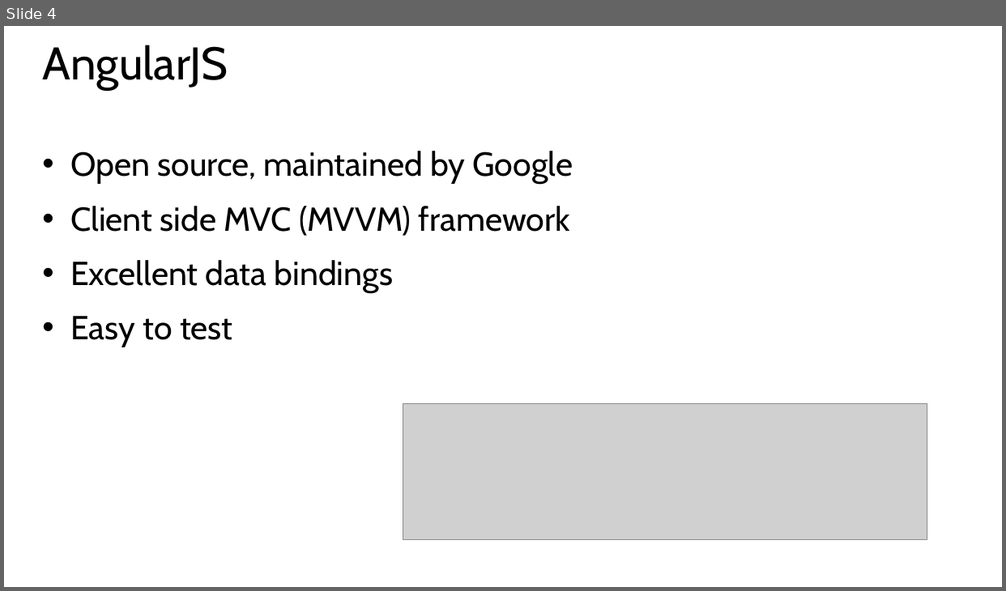
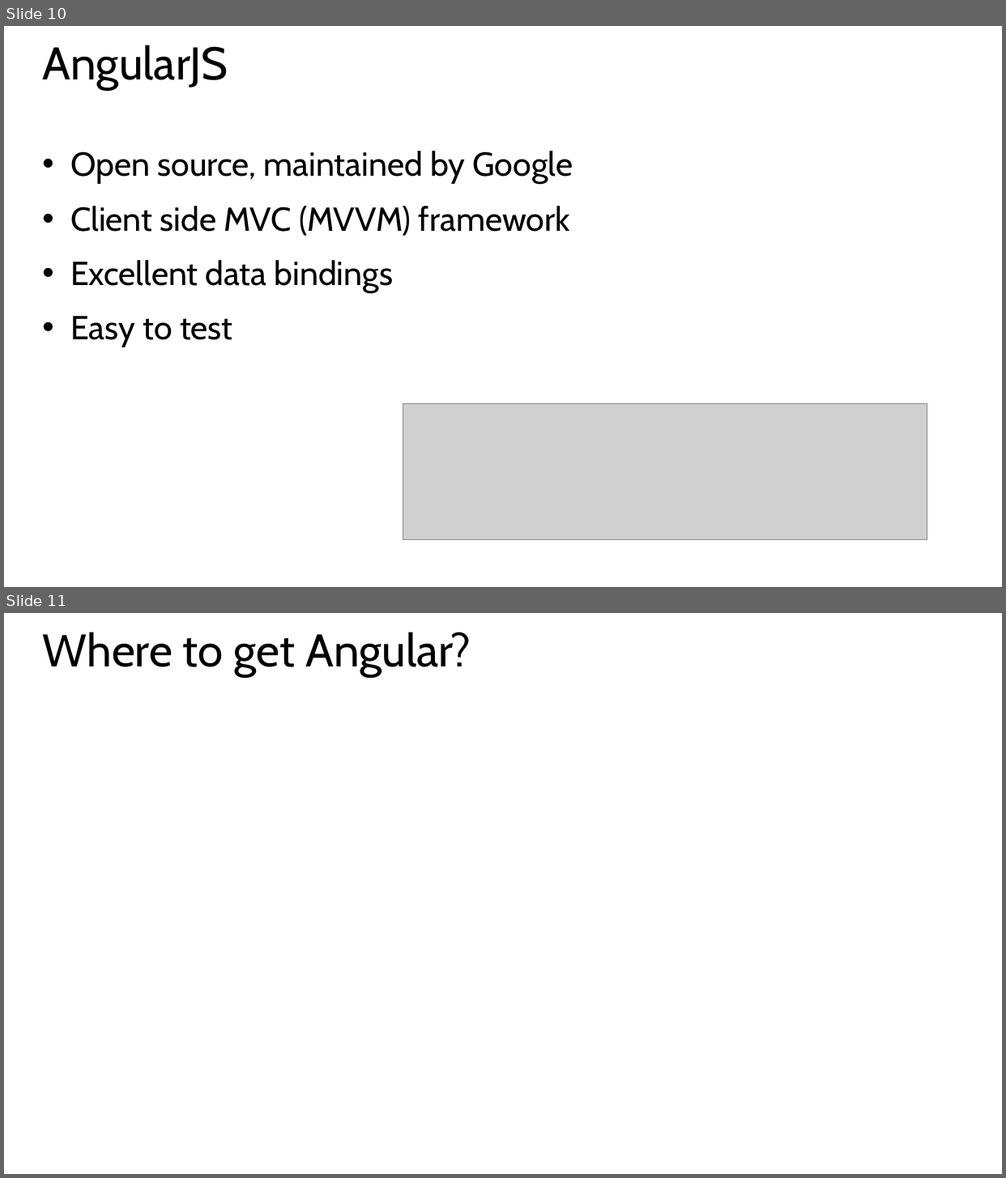
Before and after one commit to hwz/chirp, a slide deck: slides/module1.pptx. Shown one above the other, each under a label of ours: slide 4 before the commit, slides 10 and 11 after it. The pictures are 1006x591 and 1006x1178 pixels, drawn with LibreOffice and Linux fonts; fonts in the diff are those of the drawing; grey boxes stand for pictures. Boxes give left, top, right and bottom in pixels: in the first picture for what was removed or moved away, otherwise in the second. Text is boxed around its words. In the diff, an @@ line names an element or a change of style, - is before the commit and + after.

```diff
--- a/slides/module1.pptx
+++ b/slides/module1.pptx
@@ slide 11 added at bbox=[4, 613, 1002, 1174], background #FFFFFF @@
@@ title added at bbox=[43, 632, 471, 677], 44 pt, text #000000 @@
+Where to get Angular?
@@ what was slide 4 is now slide 10 @@
```
Also in this commit, not shown: 1 slide changed, 12 other slides added, 5 other files.
